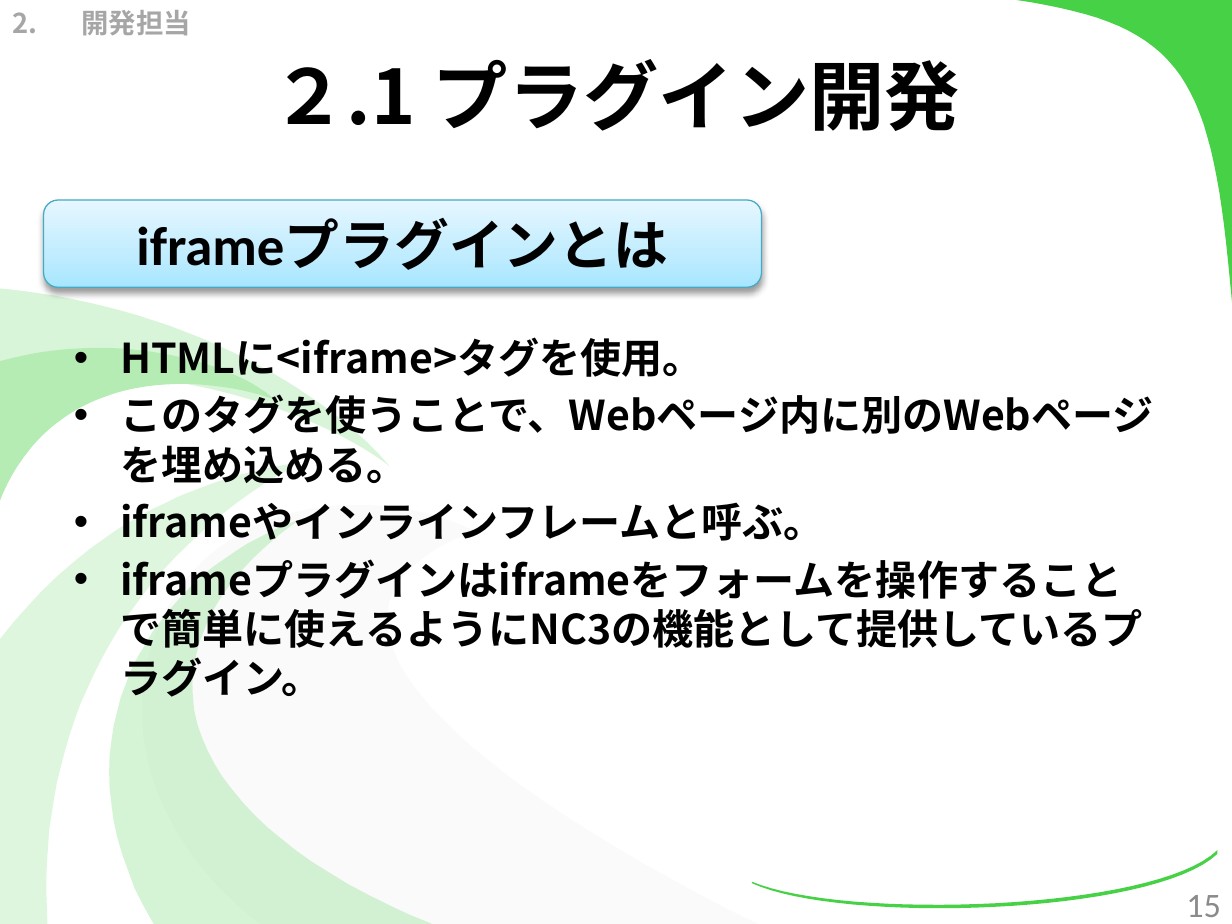
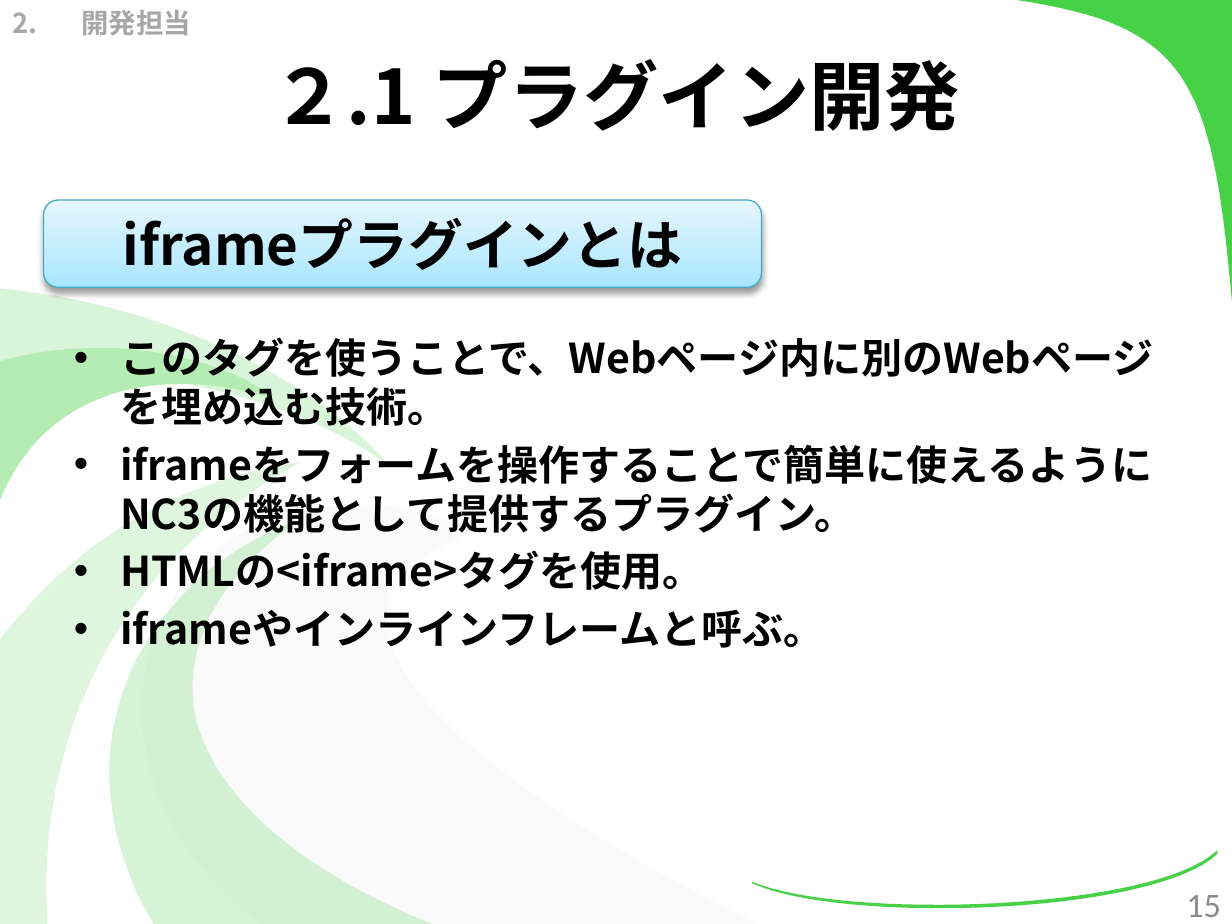
Before and after one commit to kotaro0717/Report-Management, a slide deck: slide 15 of PowerPoint/report_hokada.pptx. Drawn at 1232x924 pixels with LibreOffice and Linux fonts; fonts in the diff are those of the drawing. Boxes give left, top, right and bottom in pixels: in the first picture for what was removed or moved away, otherwise in the second. Text is boxed around its words. In the diff, an @@ line names an element or a change of style, - is before the commit and + after.

```diff
--- a/PowerPoint/report_hokada.pptx
+++ b/PowerPoint/report_hokada.pptx
@@ rounded rectangle "iframeプラグインとは" at (43,200,761,287): font Calibri to Noto Sans CJK JP in "iframeプラグインとは" @@
@@ text at (120,337,1154,590): text changed @@
-• HTMLに<iframe>タグを使用。
-• このタグを使うことで、Webページ内に別のWebページを埋め込める。
+• このタグを使うことで、Webページ内に別のWebページを埋め込む技術。
+• iframeをフォームを操作することで簡単に使えるようにNC3の機能として提供するプラグイン。
+• HTMLの<iframe>タグを使用。
@@ text at (120,657,323,697): paragraph removed @@
-• iframeプラグインはiframeをフォームを操作することで簡単に使えるようにNC3の機能として提供しているプラグイン。
```
Also in this commit, not shown: 10 other slides changed, 4 other files.
